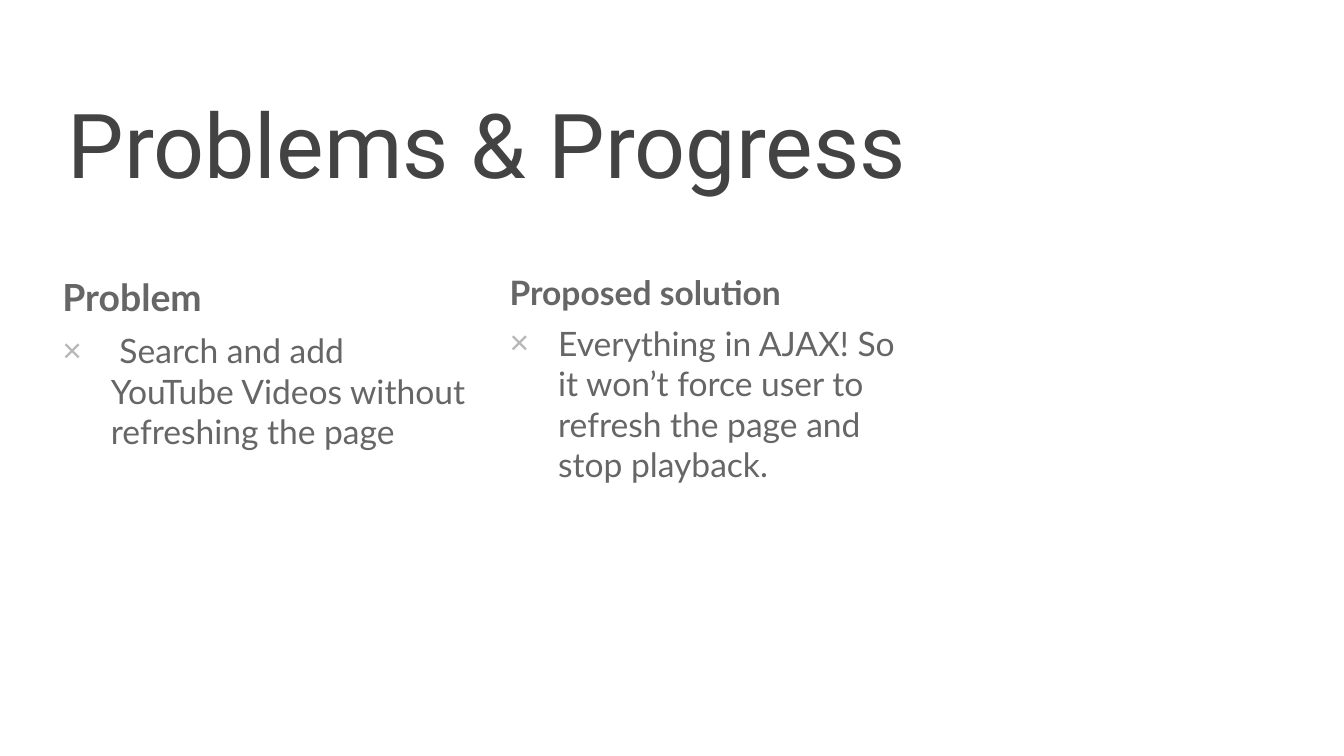
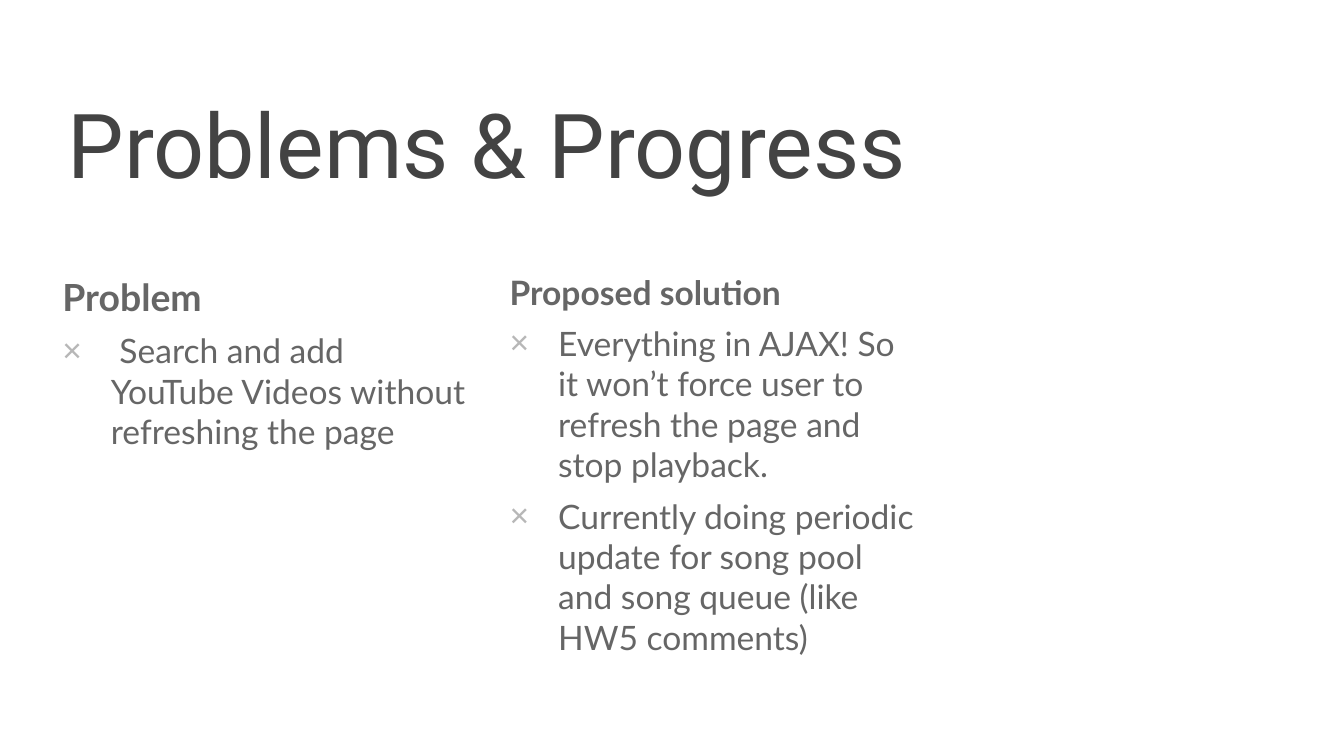
Before and after one commit to nkjack/17437-hot-pot-music-share, a slide deck: slide 9 of sprint-presentations/1119_WebApp_presentation.pptx. Drawn at 1344x756 pixels with LibreOffice and Linux fonts; fonts in the diff are those of the drawing; background and template pictures are left out. Boxes give left, top, right and bottom in pixels: in the first picture for what was removed or moved away, otherwise in the second. Text is boxed around its words. In the diff, an @@ line names an element or a change of style, - is before the commit and + after.

```diff
--- a/sprint-presentations/1119_WebApp_presentation.pptx
+++ b/sprint-presentations/1119_WebApp_presentation.pptx
@@ text at box(558, 504, 914, 655): paragraph added @@
+× Currently doing periodic update for song pool and song queue (like HW5 comments)
```
Also in this commit, not shown: 1 other slide changed, 1 slide removed.
